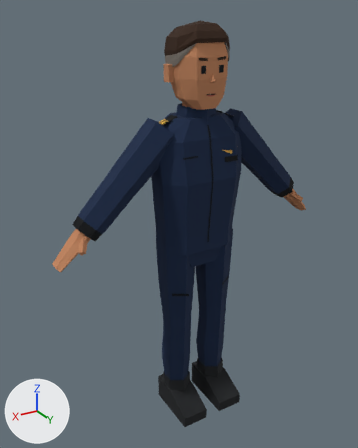
A saved change to the Blender file characters/heli_pilot/heli_pilot.blend.
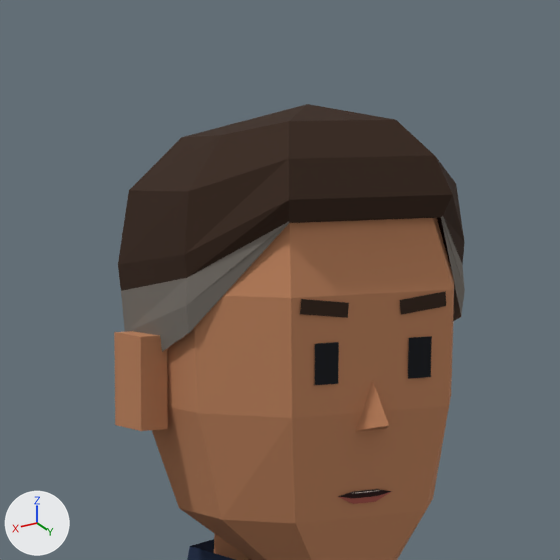
Each version is shown whole from a 50 mm lens placed at (1.105, 1.699, 1.816), pointed at (0.066, -0.033, 0.95), then close up on the part from 40% to 69% of the width and 0% to 24% of the height. Every picture has the same lights, and +X, +Y and +Z are marked at lower left. The older version's two pictures come first.

Before the edit, the objects in view are built like this:
```python
me_heli_pilot = bpy.data.meshes.new('heli_pilot')
me_heli_pilot.from_pydata(...)  # 583 vertices, 410 faces; spans x -0.65..0.65, y -0.11..0.18, z 0.0..1.78
me_heli_pilot.materials.append(mat_m_characterpalette)  # picture img_palette_png
ob_heli_pilot = bpy.data.objects.new('heli_pilot', me_heli_pilot)
ob_heli_pilot.location = (0.0, 0.0, 0.0)
```
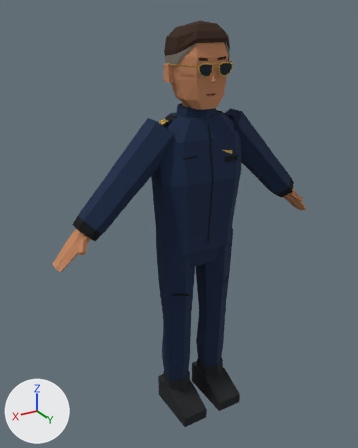
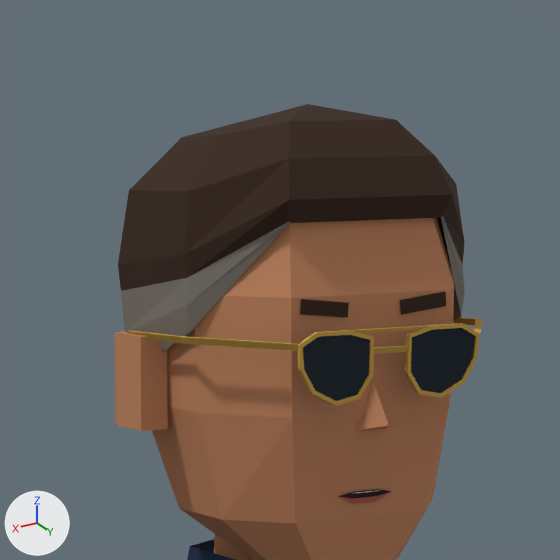
Boxes (x1, y1, x2, y2) around the edits, measured in the close-ups (560 x 560 px):
'heli_pilot', reshaped: before (114, 104, 465, 560); after (114, 104, 483, 560)
part 1 of me_heli_pilot, added: after (126, 317, 483, 406)

Patch to the scene script:
```diff
--- a/characters/heli_pilot/heli_pilot.blend.py
+++ b/characters/heli_pilot/heli_pilot.blend.py
@@ me_heli_pilot @@
 # used by ob_heli_pilot; location = (0.0, 0.0, 0.0)
-me_heli_pilot.from_pydata(...)  # 583 vertices, 410 faces; spans x -0.65..0.65, y -0.11..0.18, z 0.0..1.78
+me_heli_pilot.from_pydata(...)  # 709 vertices, 496 faces; spans x -0.65..0.65, y -0.11..0.18, z 0.0..1.78
+# me_heli_pilot part 1
+# 126 vertices are added at x -0.13..0.13, y -0.02..0.12, z 1.59..1.64
+# 86 new faces join them
 me_heli_pilot.materials.append(mat_m_characterpalette)
```
